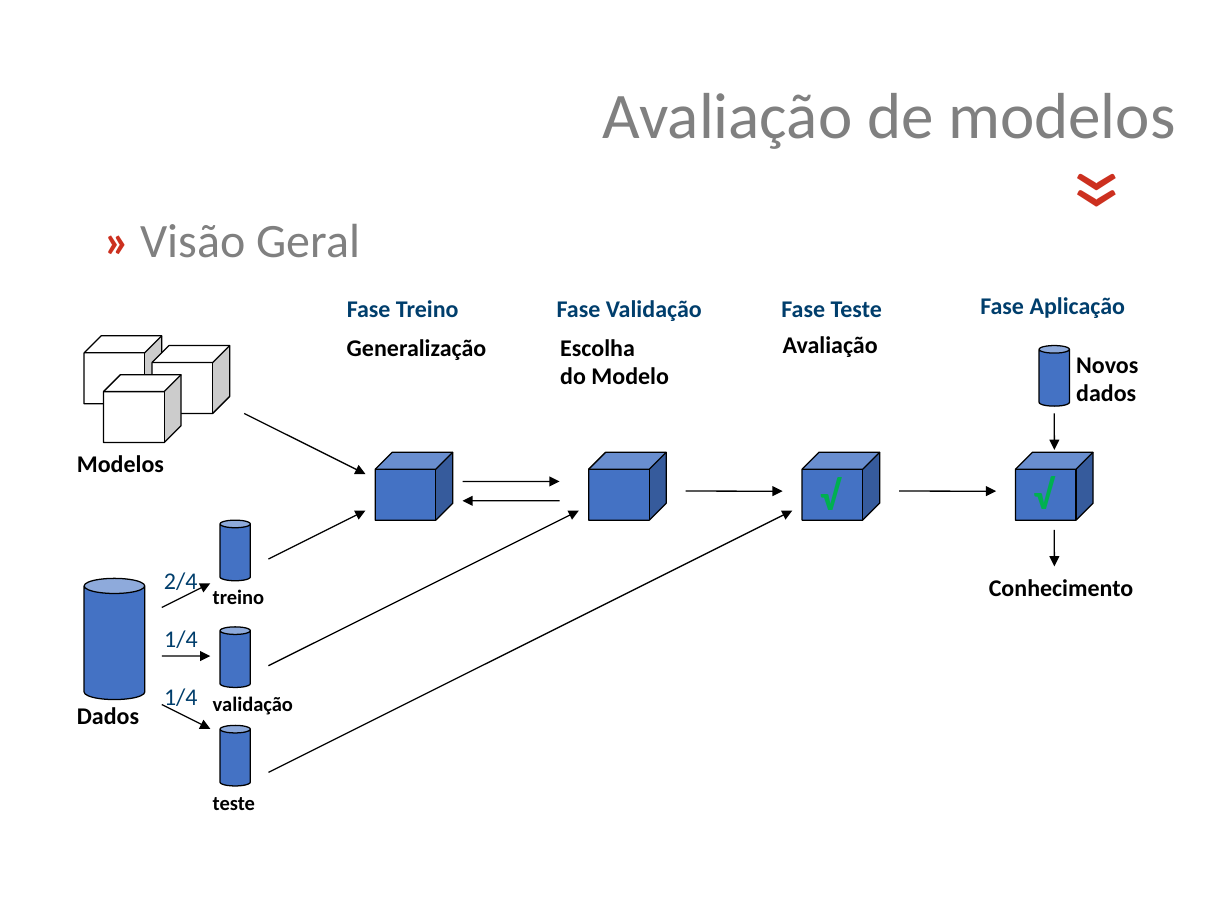
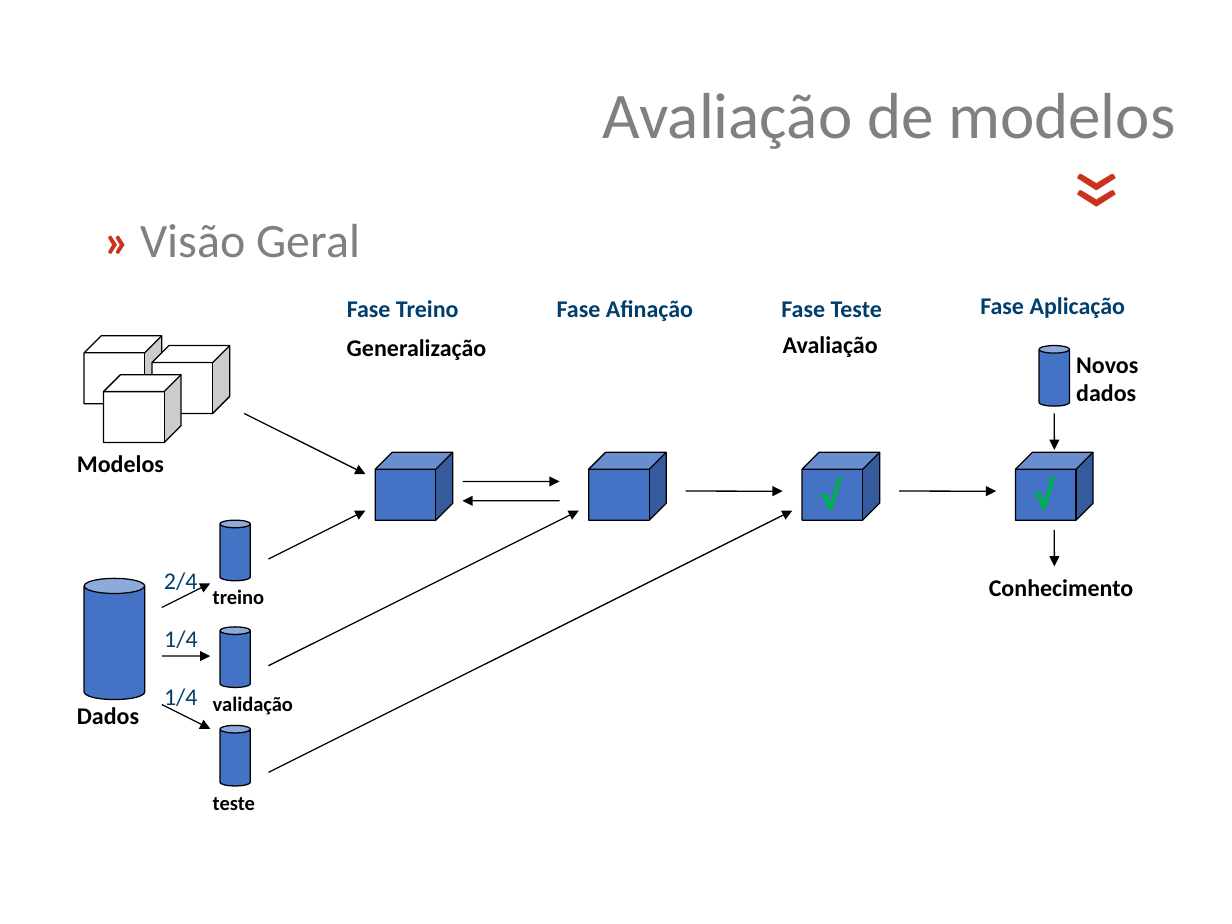
Before and after one commit to jsollari/DSR-II2024, a slide deck: slide 34 of docs/DSR-II2024_JL_slides.pptx (slide 26 before the commit). Drawn at 1232x924 pixels with LibreOffice and Linux fonts; fonts in the diff are those of the drawing; background and template pictures are left out. Boxes give left, top, right and bottom in pixels: in the first picture for what was removed or moved away, otherwise in the second. Text is boxed around its words. In the diff, an @@ line names an element or a change of style, - is before the commit and + after.

```diff
--- a/docs/DSR-II2024_JL_slides.pptx
+++ b/docs/DSR-II2024_JL_slides.pptx
@@ text at [557, 300, 693, 321]: text changed @@
-Fase Validação
+Fase Afinação
@@ text removed at [560, 339, 669, 384] @@
-Escolha
-do Modelo
```
Also in this commit, not shown: 10 other slides changed, 9 slides added, 35 other files.
